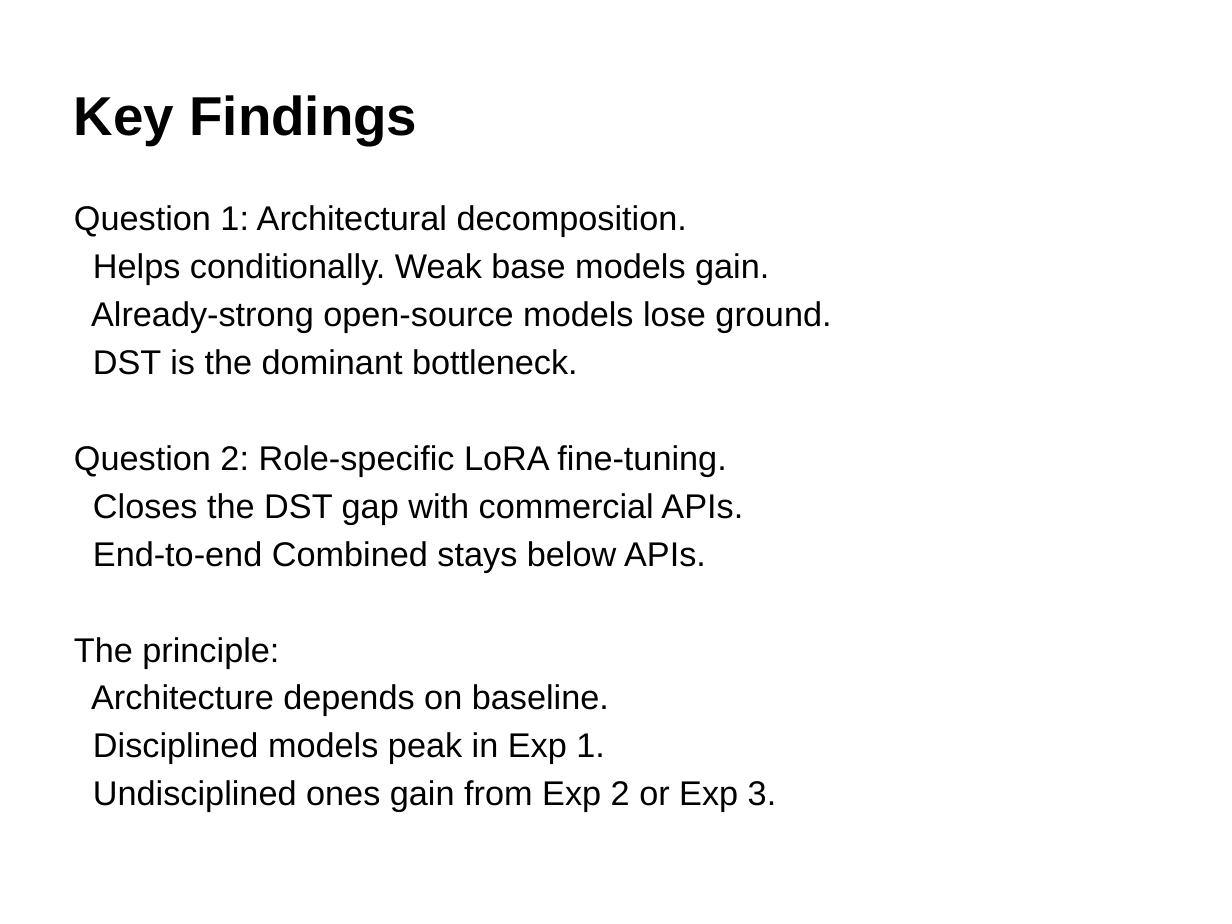
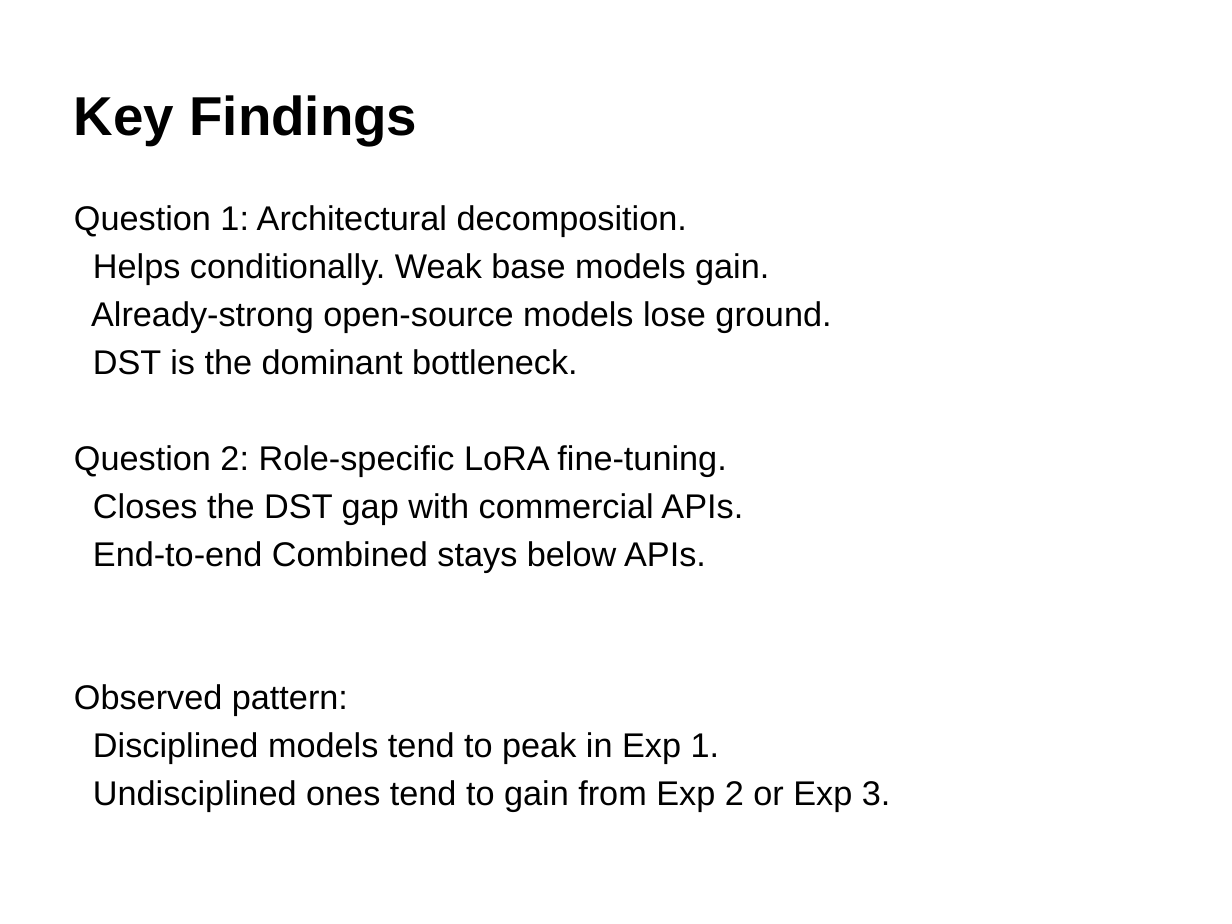
Before and after one commit to GiX007/mlp4cs, a slide deck: slide 16 of docs/presentation.pptx. Drawn at 1232x924 pixels with LibreOffice and Linux fonts; fonts in the diff are those of the drawing. Boxes give left, top, right and bottom in pixels: in the first picture for what was removed or moved away, otherwise in the second. Text is boxed around its words. In the diff, an @@ line names an element or a change of style, - is before the commit and + after.

Commit message:
Update presentation (2)

```diff
--- a/docs/presentation.pptx
+++ b/docs/presentation.pptx
@@ text at (74, 684, 891, 812): text changed @@
-The principle:
-Architecture depends on baseline.
-Disciplined models peak in Exp 1.
-Undisciplined ones gain from Exp 2 or Exp 3.
+Observed pattern:
+Disciplined models tend to peak in Exp 1.
+Undisciplined ones tend to gain from Exp 2 or Exp 3.
```
